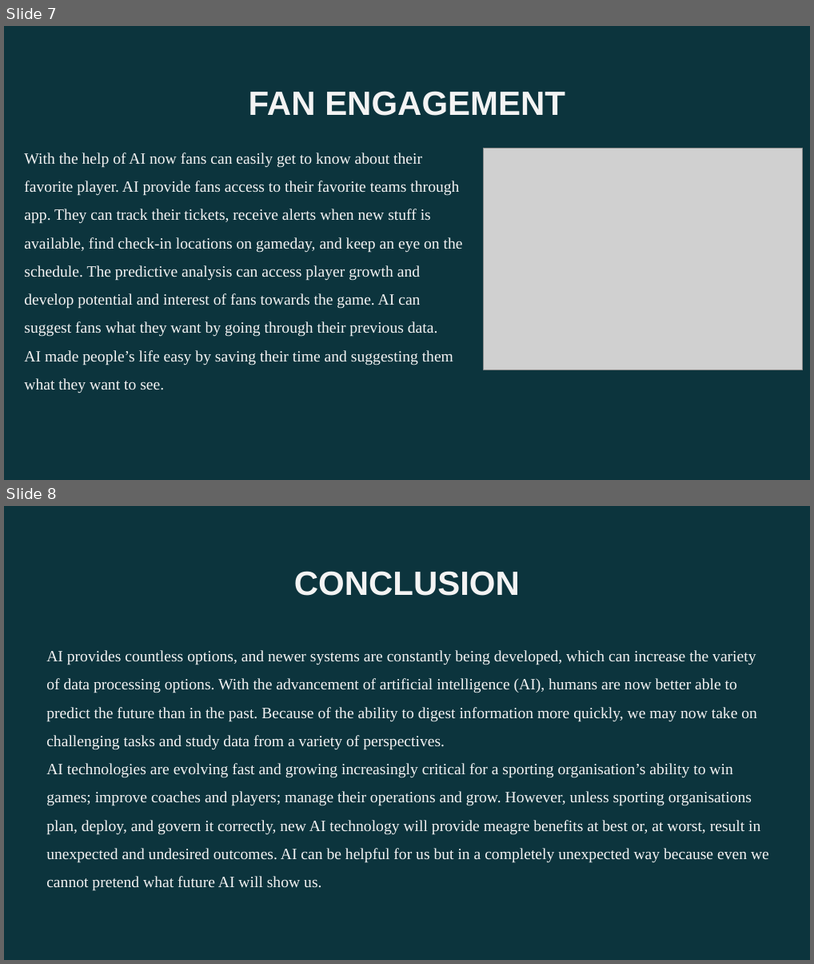
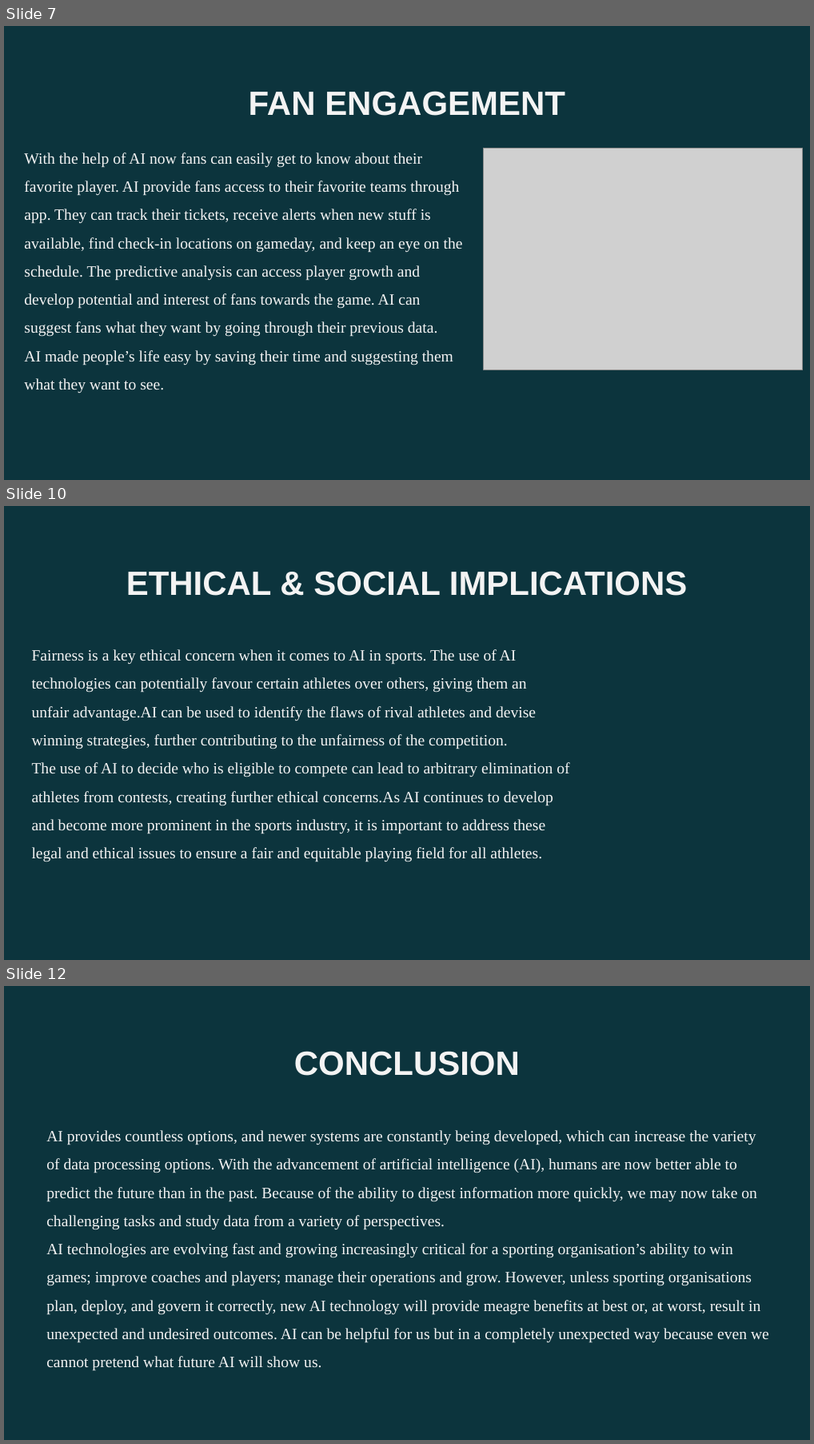
Before and after one commit to Dawarayoub/Ai-in-sports, a slide deck: AI PPT.pptx. Shown one above the other, each under a label of ours: slides 7 and 8 before the commit, slides 7, 10 and 12 after it; the slides between them are not shown. The pictures are 814x964 and 814x1444 pixels, drawn with LibreOffice and Linux fonts; fonts in the diff are those of the drawing; grey boxes stand for pictures; background and template pictures are left out. Boxes give left, top, right and bottom in pixels: in the first picture for what was removed or moved away, otherwise in the second. Text is boxed around its words. In the diff, an @@ line names an element or a change of style, - is before the commit and + after.

```diff
--- a/AI PPT.pptx
+++ b/AI PPT.pptx
@@ slide 10 added at (x1=4, y1=506, x2=810, y2=960), background picture (left out) @@
@@ title added at (x1=126, y1=571, x2=687, y2=596), 30 pt, text #F3F3F3, bold @@
+ETHICAL & SOCIAL IMPLICATIONS
@@ text added at (x1=32, y1=649, x2=570, y2=862), 14 pt, text #F3F3F3 @@
+Fairness is a key ethical concern when it comes to AI in sports. The use of AI technologies can potentially favour certain athletes over others, giving them an
+unfair advantage.AI can be used to identify the flaws of rival athletes and devise winning strategies, further contributing to the unfairness of the competition.
+The use of AI to decide who is eligible to compete can lead to arbitrary elimination of athletes from contests, creating further ethical concerns.As AI continues to develop and become more prominent in the sports industry, it is important to address these legal and ethical issues to ensure a fair and equitable playing field for all athletes.
@@ what was slide 8 is now slide 12 @@
```
Also in this commit, not shown: 3 other slides added.
